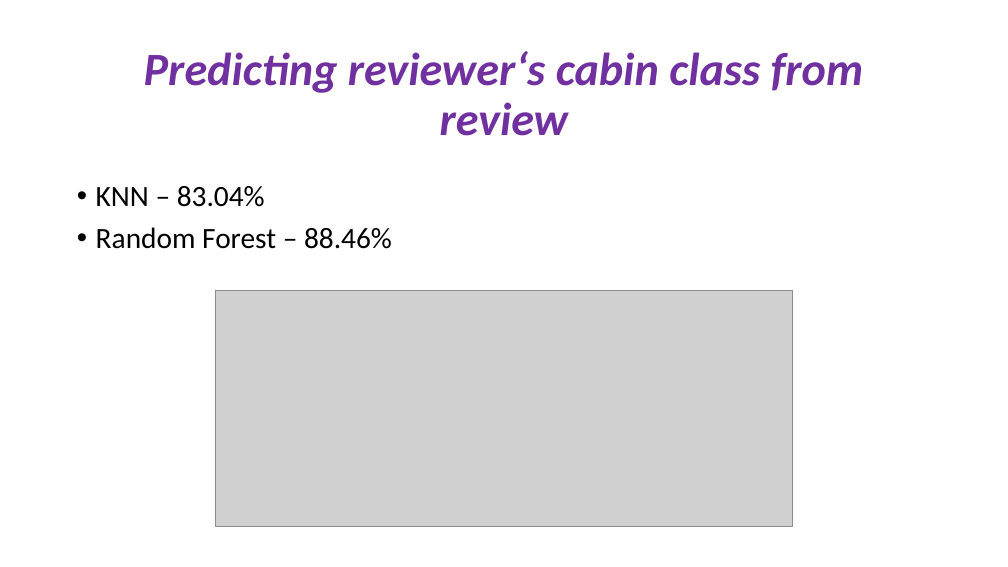
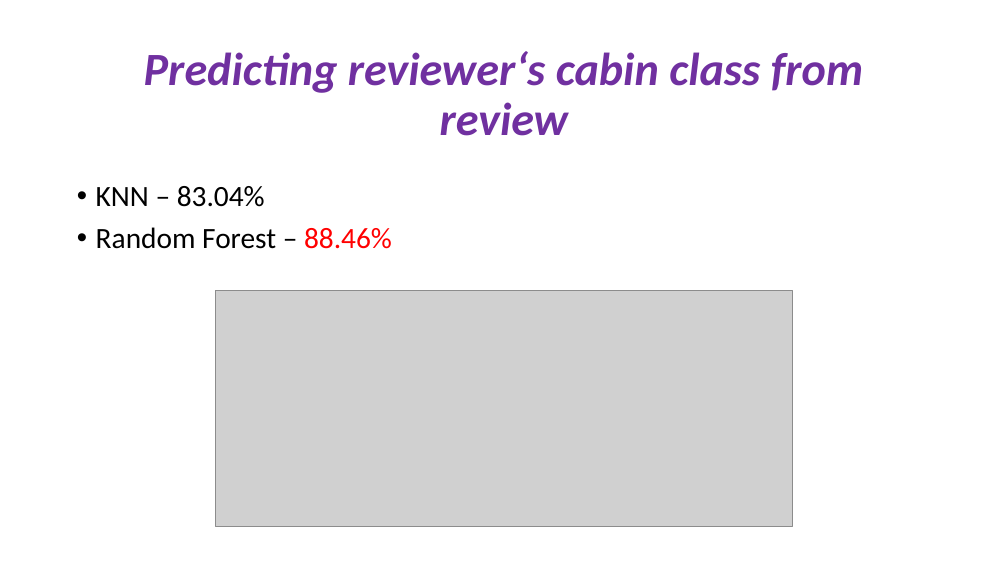
Before and after one commit to vyap2000/Capstone-Project, a slide deck: slide 16 of Capstone_Project_Summary v4.pptm (slide 14 before the commit). Drawn at 1008x567 pixels with LibreOffice and Linux fonts; fonts in the diff are those of the drawing; grey boxes stand for pictures. Boxes give left, top, right and bottom in pixels: in the first picture for what was removed or moved away, otherwise in the second. Text is boxed around its words. In the diff, an @@ line names an element or a change of style, - is before the commit and + after.

```diff
--- a/Capstone_Project_Summary v4.pptm
+++ b/Capstone_Project_Summary v4.pptm
@@ text at <box>96,227,392,249</box>: text colour #000000 to #FF0000 in "88.46%" @@
```
Also in this commit, not shown: 2 other slides changed, 2 slides added.
